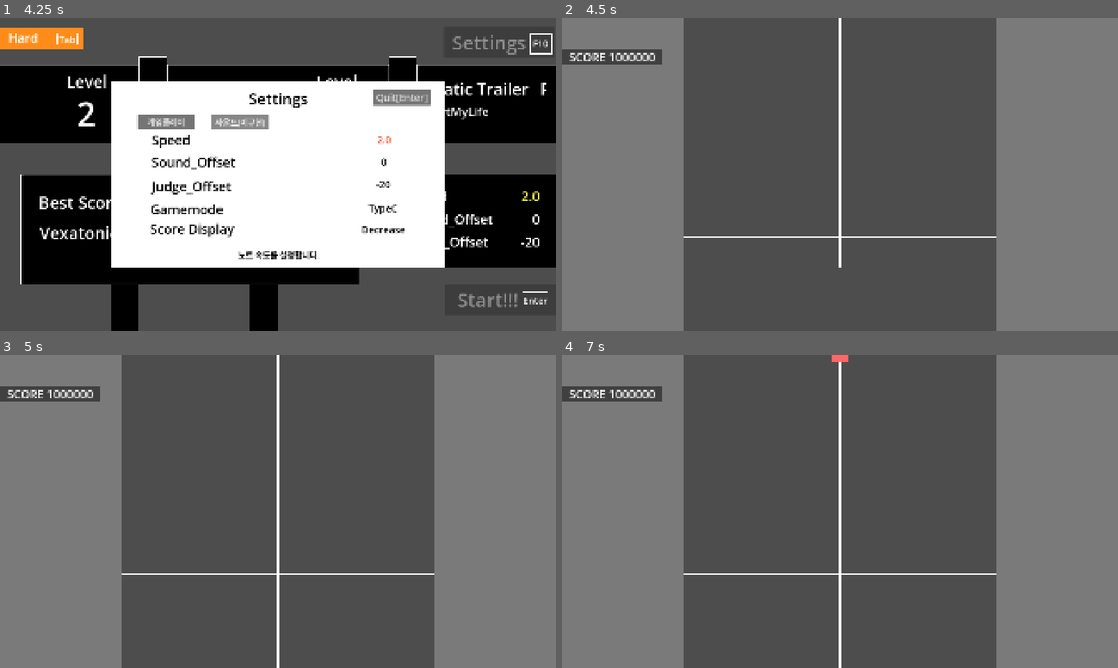
Above: before the commit, frames 1-4 (two rows, left to right).
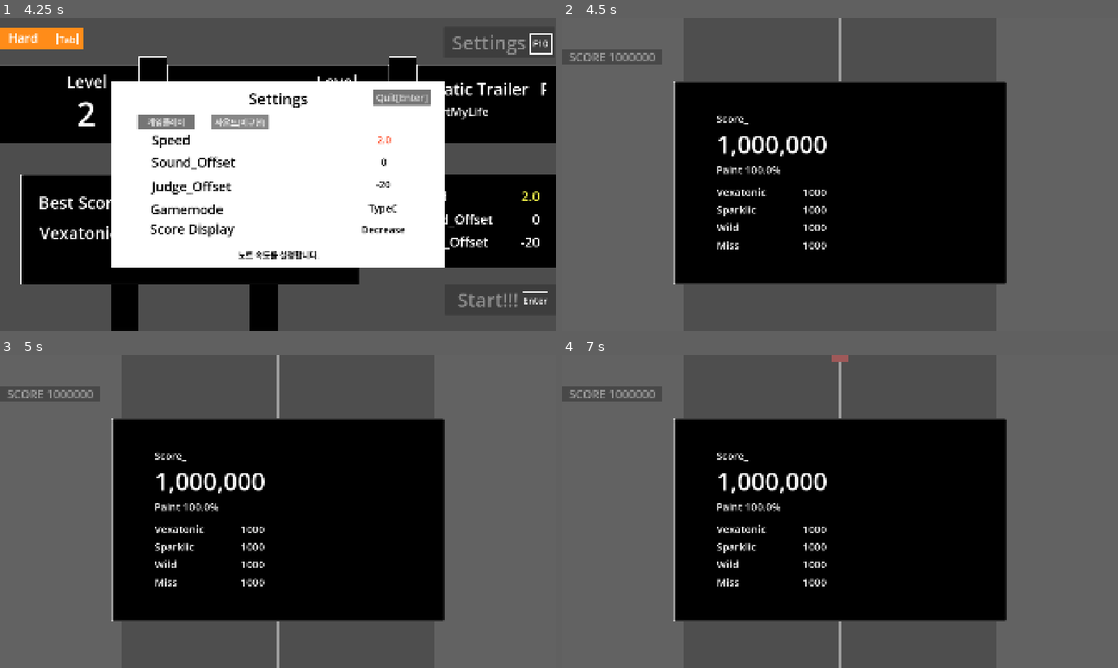
Above: after the commit, the same moments.

Repository: junu192857/Vexatonic-dash-2
Game: Godot game, scene res://Scenes/MainMenu.tscn
Two runs of this game, one before a commit and one after it. Both use one fixed random seed, a clock stepped at 60 frames per second and the inputs below.
Inputs (mouse positions are in pixels of both pictures, inside the frame that each line leads up to):
- Up to frame 1 (4.25 s): click "Game Start" at 0.5 s; click "Settings" at 1.25 s; click "게임플레이" at 2 s; click "게임플레이" at 2.75 s; click "사운드(미구현)" at 3.5 s
- Up to frame 2 (4.5 s): tap Enter at 4.25, 4.35 s; move the mouse to (962, 158) at 4.27 s; hold Right from 4.28 s (still down); click (962, 158) at 4.42 s
- Up to frame 3 (5 s): keep holding Right
- Up to frame 4 (7 s): release Right at 5 s; tap Space at 5, 6.5 s; drag from (728, 527) to (812, 574) at 5.02 s; tap Enter at 5.75 s; move the mouse to (895, 442) at 5.77 s; hold Right 5.78-6.5 s; tap Delete at 5.85 s; drag from (812, 574) to (673, 464) at 6.52 s

Frame 1 is identical in both runs. In frame 2, 39% of the frame differs, in the area x 1-80%, y 0-86%; in frame 3, 39%; in frame 4, 39%, in the area x 1-80%, y 0-100%.

Commit message:
Result UI 제작중

Diff:
--- a/vexatonic-dash-2/Scenes/RhythmScene.tscn
+++ b/vexatonic-dash-2/Scenes/RhythmScene.tscn
@@ -11,6 +11,7 @@
 [ext_resource type="Script" uid="uid://shwpvgrbox8d" path="res://Scripts/Ingame/IngameDataManager.gd" id="7_wjq5j"]
 [ext_resource type="Script" uid="uid://breghgt5p5ixy" path="res://Scripts/Ingame/IngameUIManager.gd" id="8_pee8w"]
 [ext_resource type="PackedScene" uid="uid://pfmgxw12a4yj" path="res://Prefabs/JudgementText.tscn" id="9_qa11p"]
+[ext_resource type="Texture2D" uid="uid://bg77qwagtnkvs" path="res://Textures/BlackSquare.jpg" id="12_ublex"]
 
 [node name="RhythmScene" type="Node2D" unique_id=2112385734]
 metadata/_edit_vertical_guides_ = [-111.0]
@@ -36,12 +37,13 @@
 [node name="IngameDataManager" type="Node" parent="RhythmManager" unique_id=1191127505]
 script = ExtResource("7_wjq5j")
 
-[node name="IngameUIManager" type="Node" parent="RhythmManager" unique_id=971919523 node_paths=PackedStringArray("score_text", "canvasLayer", "lampTextHolder")]
+[node name="IngameUIManager" type="Node" parent="RhythmManager" unique_id=971919523 node_paths=PackedStringArray("score_text", "canvasLayer", "lampTextHolder", "resultPanelHolder")]
 script = ExtResource("8_pee8w")
 JUDGEMENT_TEXT = ExtResource("9_qa11p")
 score_text = NodePath("../../CanvasLayer/Control/ScorePanel/ScoreText")
 canvasLayer = NodePath("../../CanvasLayer")
 lampTextHolder = NodePath("../../CanvasLayer/Control/LampTextHolder")
+resultPanelHolder = NodePath("../../CanvasLayer/Control/ResultPanelHolder")
 
 [node name="CharacterHolder" type="Node2D" parent="RhythmManager" unique_id=1750939579]
 
@@ -186,4 +188,175 @@
 horizontal_alignment = 1
 vertical_alignment = 1
 
+[node name="ResultPanelHolder" type="ColorRect" parent="CanvasLayer/Control" unique_id=2075620177]
+layout_mode = 1
+anchors_preset = 15
+anchor_right = 1.0
+anchor_bottom = 1.0
+grow_horizontal = 2
+grow_vertical = 2
+color = Color(0.30980393, 0.30980393, 0.30980393, 0.54901963)
+
+[node name="ResultPanel" type="TextureRect" parent="CanvasLayer/Control/ResultPanelHolder" unique_id=1555465587]
+layout_mode = 1
+anchors_preset = -1
+anchor_left = 0.2
+anchor_top = 0.2
+anchor_right = 0.8
+anchor_bottom = 0.85
+texture = ExtResource("12_ublex")
+
+[node name="VexatonicLabel" type="Label" parent="CanvasLayer/Control/ResultPanelHolder/ResultPanel" unique_id=1630803552]
+layout_mode = 1
+anchors_preset = -1
+anchor_left = 0.13000001
+anchor_top = 0.46600002
+anchor_right = 0.27800003
+anchor_bottom = 0.546
+offset_top = 32.231995
+offset_right = 0.5039673
+offset_bottom = 32.231995
+theme_override_font_sizes/font_size = 36
+text = "Vexatonic"
+
+[node name="SparklicLabel" type="Label" parent="CanvasLayer/Control/ResultPanelHolder/ResultPanel" unique_id=1531845158]
+layout_mode = 1
+anchors_preset = -1
+anchor_left = 0.13000001
+anchor_top = 0.59800005
+anchor_right = 0.27800003
+anchor_bottom = 0.67800003
+offset_top = 0.2659912
+offset_right = 0.5039673
+offset_bottom = 0.2659607
+theme_override_font_sizes/font_size = 36
+text = "Sparklic"
+
+[node name="WildLabel" type="Label" parent="CanvasLayer/Control/ResultPanelHolder/ResultPanel" unique_id=1998486912]
+layout_mode = 1
+anchors_preset = -1
+anchor_left = 0.13000001
+anchor_top = 0.68600005
+anchor_right = 0.27800003
+anchor_bottom = 0.76600003
+offset_top = -0.16400146
+offset_right = 0.5039673
+offset_bottom = -0.16400146
+theme_override_font_sizes/font_size = 36
+text = "Wild"
+
+[node name="MissLabel" type="Label" parent="CanvasLayer/Control/ResultPanelHolder/ResultPanel" unique_id=616339394]
+layout_mode = 1
+anchors_preset = -1
+anchor_left = 0.13000001
+anchor_top = 0.772
+anchor_right = 0.27800003
+anchor_bottom = 0.85200006
+offset_top = 0.10797119
+offset_right = 0.5039673
+offset_bottom = 0.10797119
+theme_override_font_sizes/font_size = 36
+text = "Miss"
+
+[node name="ScoreLabel" type="Label" parent="CanvasLayer/Control/ResultPanelHolder/ResultPanel" unique_id=1297994137]
+layout_mode = 1
+anchors_preset = -1
+anchor_left = 0.13
+anchor_top = 0.15
+anchor_right = 0.25
+anchor_bottom = 0.23
+offset_left = -0.4560089
+offset_top = 0.20799255
+offset_right = -0.25604248
+theme_override_font_sizes/font_size = 36
+text = "Score_"
+
+[node name="ScoreText" type="Label" parent="CanvasLayer/Control/ResultPanelHolder/ResultPanel" unique_id=295211680]
+layout_mode = 1
+anchors_preset = -1
+anchor_left = 0.13000001
+anchor_top = 0.23
+anchor_right = 0.47
+anchor_bottom = 0.39400002
+offset_left = 0.39198303
+offset_top = 0.31199646
+offset_right = 0.49597168
+offset_bottom = 0.18399048
+theme_override_font_sizes/font_size = 84
+text = "1,000,000"
+
+[node name="PaintText" type="Label" parent="CanvasLayer/Control/ResultPanelHolder/ResultPanel" unique_id=1326012696]
+layout_mode = 1
+anchors_preset = -1
+anchor_left = 0.13000001
+anchor_top = 0.40100002
+anchor_right = 0.34500003
+anchor_bottom = 0.47200003
+offset_left = -0.45602417
+offset_top = 0.0059814453
+offset_right = 0.55999756
+offset_bottom = 0.16397095
+theme_override_font_sizes/font_size = 36
+text = "Paint 100.0%"
+
+[node name="VexatonicText" type="Label" parent="CanvasLayer/Control/ResultPanelHolder/ResultPanel" unique_id=373429698]
+layout_mode = 1
+anchors_preset = -1
+anchor_left = 0.31100002
+anchor_top = 0.512
+anchor_right = 0.45900002
+anchor_bottom = 0.592
+offset_left = -0.5120239
+offset_top = -0.05999756
+offset_right = -0.0079956055
+offset_bottom = -0.060028076
+theme_override_font_sizes/font_size = 36
+text = "1000"
+horizontal_alignment = 2
+
+[node name="SparklicText" type="Label" parent="CanvasLayer/Control/ResultPanelHolder/ResultPanel" unique_id=1365964631]
+layout_mode = 1
+anchors_preset = -1
+anchor_left = 0.31100002
+anchor_top = 0.59800005
+anchor_right = 0.45900002
+anchor_bottom = 0.67800003
+offset_left = -0.5120239
+offset_top = 0.2659912
+offset_right = -0.0079956055
+offset_bottom = 0.2659607
+theme_override_font_sizes/font_size = 36
+text = "1000"
+horizontal_alignment = 2
+
+[node name="WildText" type="Label" parent="CanvasLayer/Control/ResultPanelHolder/ResultPanel" unique_id=26379827]
+layout_mode = 1
+anchors_preset = -1
+anchor_left = 0.31100002
+anchor_top = 0.68600005
+anchor_right = 0.45900002
+anchor_bottom = 0.76600003
+offset_left = -0.5120239
+offset_top = -0.16400146
+offset_right = -0.0079956055
+offset_bottom = -0.16400146
+theme_override_font_sizes/font_size = 36
+text = "1000"
+horizontal_alignment = 2
+
+[node name="MissText" type="Label" parent="CanvasLayer/Control/ResultPanelHolder/ResultPanel" unique_id=1519663053]
+layout_mode = 1
+anchors_preset = -1
+anchor_left = 0.31100002
+anchor_top = 0.772
+anchor_right = 0.45900002
+anchor_bottom = 0.85200006
+offset_left = -0.5120239
+offset_top = 0.10797119
+offset_right = -0.0079956055
+offset_bottom = 0.10797119
+theme_override_font_sizes/font_size = 36
+text = "1000"
+horizontal_alignment = 2
+
 [connection signal="status_updated" from="RhythmManager/IngameDataManager" to="RhythmManager/IngameUIManager" method="_on_status_update"]
--- a/vexatonic-dash-2/Scripts/Ingame/IngameUIManager.gd
+++ b/vexatonic-dash-2/Scripts/Ingame/IngameUIManager.gd
@@ -4,6 +4,7 @@
 @export var score_text: Label
 @export var canvasLayer: CanvasLayer
 @export var lampTextHolder: Control
+@export var resultPanelHolder: Control
 
 func _ready():
 	match Setting.score_display:
@@ -11,6 +12,9 @@
 			score_text.text = "SCORE %07d" % 0
 		Setting.SCORE_DISPLAY.Decreasing:
 			score_text.text = "SCORE %07d" % 1000000
+	refresh_UI()
+
+func refresh_UI():
 	lampTextHolder.get_node("PerfectPaintText").modulate.a = 0
 	for i in range(3):
 		lampTextHolder.get_child(i).modulate.a = 0.0
@@ -19,7 +23,6 @@
 	for i in range(3):
 		lampTextHolder.get_child(i).visible = false
 		lampTextHolder.get_child(i).modulate.a = 1.0
-
 
 
 func _on_status_update(status: GameStatus) -> void:
@@ -118,10 +121,13 @@
 	var target_text = lampTextHolder.get_child(lamp)
 	target_text.visible = true
 
-
 	if (data["perfect_paint"]):
 		tween.tween_interval(0.7)
 		tween.tween_property(lampTextHolder.get_node("PerfectPaintText"), "modulate:a", 1.0, 1.0).from(0.0)
+
+	tween.tween_interval(2.0)
+
+
 
 func _on_result_confirm():
 	get_tree().change_scene_to_file("res://Scenes/SelectSong.tscn")
